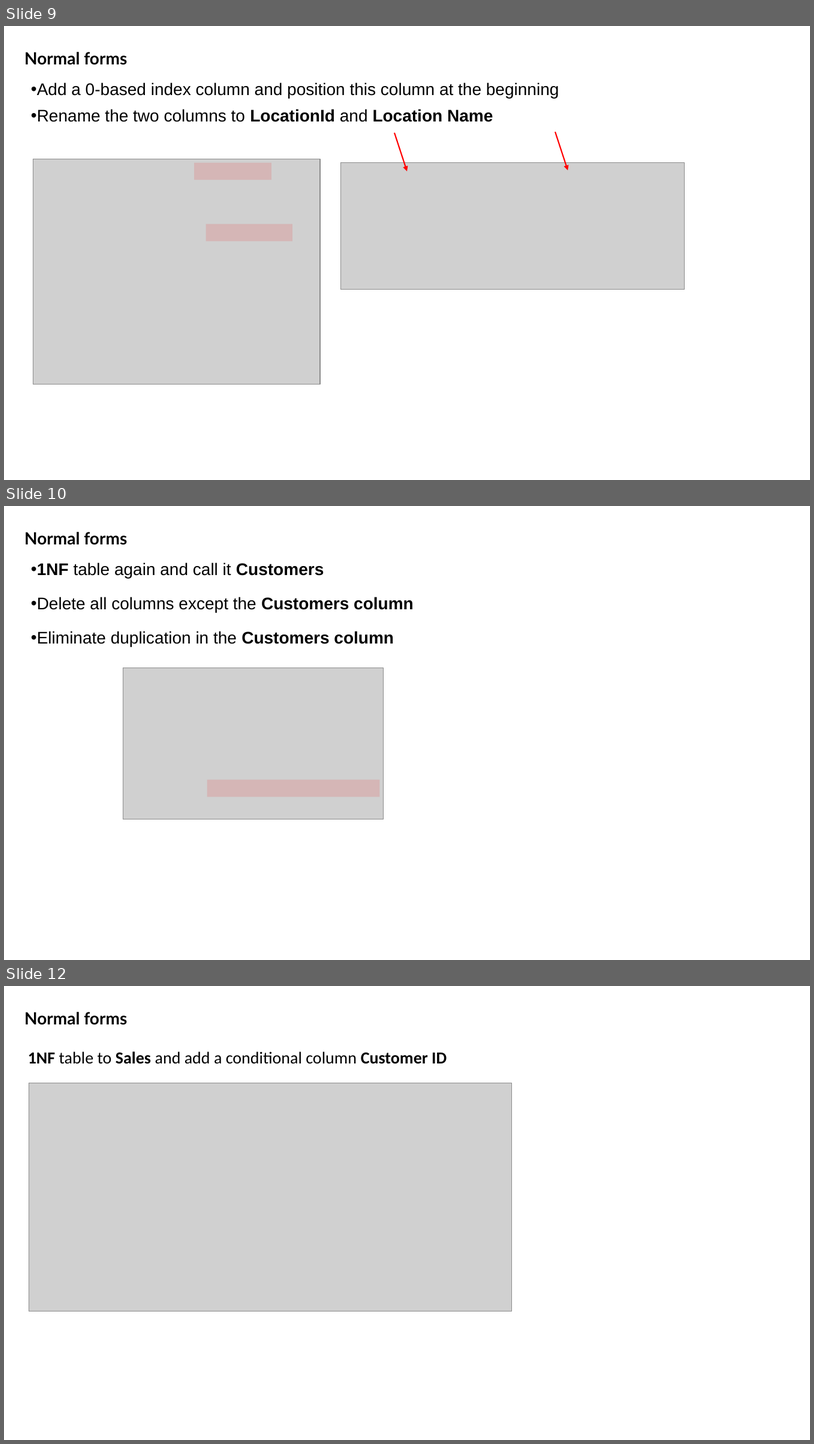
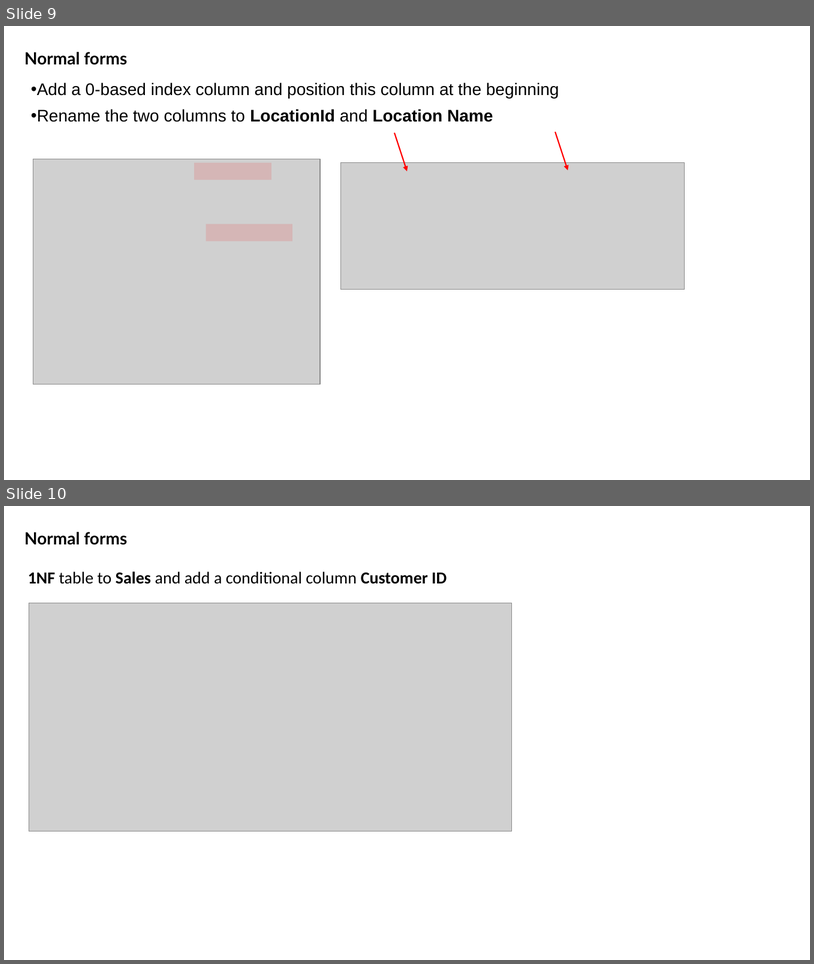
Before and after one commit to bejaouibechir/PowerBI, a slide deck: English/2.Preparing data/6.Normal forms.pptx. Shown one above the other, each under a label of ours: slides 9, 10 and 12 before the commit, slides 9 and 10 after it; the slides between them are not shown. The pictures are 814x1444 and 814x964 pixels, drawn with LibreOffice and Linux fonts; fonts in the diff are those of the drawing; grey boxes stand for pictures. Boxes give left, top, right and bottom in pixels: in the first picture for what was removed or moved away, otherwise in the second. Text is boxed around its words. In the diff, an @@ line names an element or a change of style, - is before the commit and + after.

```diff
--- a/English/2.Preparing data/6.Normal forms.pptx
+++ b/English/2.Preparing data/6.Normal forms.pptx
@@ slide 10 removed at (4,506,810,960), background #FFFFFF @@
@@ text removed at (24,532,127,545) @@
-Normal forms
@@ text removed at (37,562,324,578) @@
-• 1NF table again and call it Customers
@@ text removed at (31,597,414,612) @@
-• Delete all columns except the Customers column
@@ text removed at (31,631,394,646) @@
-• Eliminate duplication in the Customers column
@@ picture removed at (123,668,384,819) @@
@@ rectangle removed at (207,780,380,796) @@
@@ what was slide 12 is now slide 10 @@
```
Also in this commit, not shown: 1 other slide removed, 3 other files.
